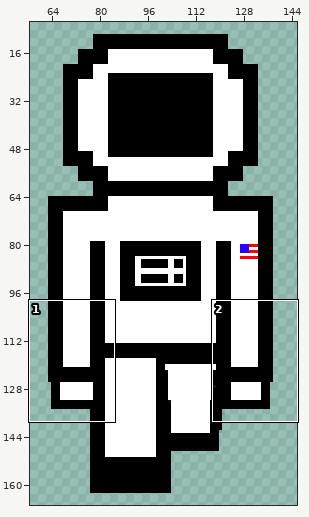
Two versions of one sprite sheet, moonshot/Images/rockMiniGame/frontAstronaut1.png. Above, an overview of the earlier version with the close-up marked.
Close-up. Before the edit:
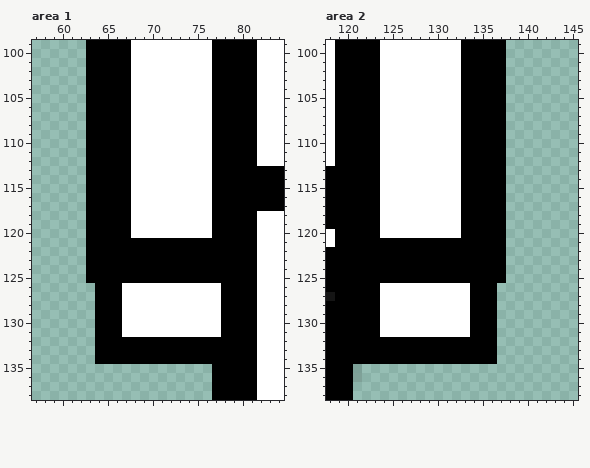
The file is 200x200 pixels. Pixels under 10% opacity are left out. Colours within 5 levels of each other are drawn and written as one. Shown: area 1: x 57..84, y 99..138; area 2: x 118..145, y 99..138. The wide view leaves out empty margins.
New version:
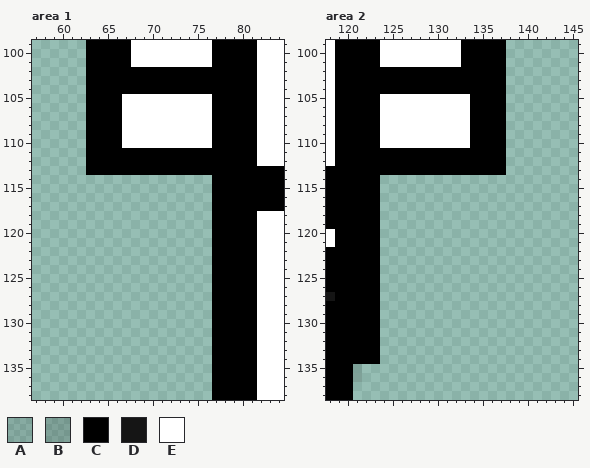
Palette (. is transparent): A #0000001a  B #00000027  C #000000  D #151515  E #ffffff
Log entry: fixed front astronauts arms
From old to new:
--- area 1
@@ x 61..79 @@
 101 ..CCCCCEEEEEEEEECCC
-102 ..CCCCCEEEEEEEEECCC
-103 ..CCCCCEEEEEEEEECCC
-104 ..CCCCCEEEEEEEEECCC
-105 ..CCCCCEEEEEEEEECCC
-106 ..CCCCCEEEEEEEEECCC
-107 ..CCCCCEEEEEEEEECCC
-108 ..CCCCCEEEEEEEEECCC
-109 ..CCCCCEEEEEEEEECCC
-110 ..CCCCCEEEEEEEEECCC
-111 ..CCCCCEEEEEEEEECCC
-112 ..CCCCCEEEEEEEEECCC
-113 ..CCCCCEEEEEEEEECCC
-114 ..CCCCCEEEEEEEEECCC
-115 ..CCCCCEEEEEEEEECCC
-116 ..CCCCCEEEEEEEEECCC
-117 ..CCCCCEEEEEEEEECCC
-118 ..CCCCCEEEEEEEEECCC
-119 ..CCCCCEEEEEEEEECCC
-120 ..CCCCCEEEEEEEEECCC
-121 ..CCCCCCCCCCCCCCCCC
-122 ..CCCCCCCCCCCCCCCCC
-123 ..CCCCCCCCCCCCCCCCC
-124 ..CCCCCCCCCCCCCCCCC
-125 ..CCCCCCCCCCCCCCCCC
-126 ...CCCEEEEEEEEEEECC
-127 ...CCCEEEEEEEEEEECC
-128 ...CCCEEEEEEEEEEECC
-129 ...CCCEEEEEEEEEEECC
-130 ...CCCEEEEEEEEEEECC
-131 ...CCCEEEEEEEEEEECC
-132 ...CCCCCCCCCCCCCCCC
-133 ...CCCCCCCCCCCCCCCC
-134 ...CCCCCCCCCCCCCCCC
+102 ..CCCCCCCCCCCCCCCCC
+103 ..CCCCCCCCCCCCCCCCC
+104 ..CCCCCCCCCCCCCCCCC
+105 ..CCCCEEEEEEEEEECCC
+106 ..CCCCEEEEEEEEEECCC
+107 ..CCCCEEEEEEEEEECCC
+108 ..CCCCEEEEEEEEEECCC
+109 ..CCCCEEEEEEEEEECCC
+110 ..CCCCEEEEEEEEEECCC
+111 ..CCCCCCCCCCCCCCCCC
+112 ..CCCCCCCCCCCCCCCCC
+113 ..CCCCCCCCCCCCCCCCC
+114 ................CCC
+115 ................CCC
+116 ................CCC
+117 ................CCC
+118 ................CCC
+119 ................CCC
+120 ................CCC
+121 ................CCC
+122 ................CCC
+123 ................CCC
+124 ................CCC
+125 ................CCC
+126 ................CCC
+127 ................CCC
+128 ................CCC
+129 ................CCC
+130 ................CCC
+131 ................CCC
+132 ................CCC
+133 ................CCC
+134 ................CCC
 135 ................CCC
--- area 2
@@ x 122..139 @@
 101 CCEEEEEEEEECCCCC..
-102 CCEEEEEEEEECCCCC..
-103 CCEEEEEEEEECCCCC..
-104 CCEEEEEEEEECCCCC..
-105 CCEEEEEEEEECCCCC..
-106 CCEEEEEEEEECCCCC..
-107 CCEEEEEEEEECCCCC..
-108 CCEEEEEEEEECCCCC..
-109 CCEEEEEEEEECCCCC..
-110 CCEEEEEEEEECCCCC..
-111 CCEEEEEEEEECCCCC..
-112 CCEEEEEEEEECCCCC..
-113 CCEEEEEEEEECCCCC..
-114 CCEEEEEEEEECCCCC..
-115 CCEEEEEEEEECCCCC..
-116 CCEEEEEEEEECCCCC..
-117 CCEEEEEEEEECCCCC..
-118 CCEEEEEEEEECCCCC..
-119 CCEEEEEEEEECCCCC..
-120 CCEEEEEEEEECCCCC..
-121 CCCCCCCCCCCCCCCC..
-122 CCCCCCCCCCCCCCCC..
-123 CCCCCCCCCCCCCCCC..
-124 CCCCCCCCCCCCCCCC..
-125 CCCCCCCCCCCCCCCC..
-126 CCEEEEEEEEEECCC...
-127 CCEEEEEEEEEECCC...
-128 CCEEEEEEEEEECCC...
-129 CCEEEEEEEEEECCC...
-130 CCEEEEEEEEEECCC...
-131 CCEEEEEEEEEECCC...
-132 CCCCCCCCCCCCCCC...
-133 CCCCCCCCCCCCCCC...
-134 CCCCCCCCCCCCCCC...
+102 CCCCCCCCCCCCCCCC..
+103 CCCCCCCCCCCCCCCC..
+104 CCCCCCCCCCCCCCCC..
+105 CCEEEEEEEEEECCCC..
+106 CCEEEEEEEEEECCCC..
+107 CCEEEEEEEEEECCCC..
+108 CCEEEEEEEEEECCCC..
+109 CCEEEEEEEEEECCCC..
+110 CCEEEEEEEEEECCCC..
+111 CCCCCCCCCCCCCCCC..
+112 CCCCCCCCCCCCCCCC..
+113 CCCCCCCCCCCCCCCC..
+114 CC................
+115 CC................
+116 CC................
+117 CC................
+118 CC................
+119 CC................
+120 CC................
+121 CC................
+122 CC................
+123 CC................
+124 CC................
+125 CC................
+126 CC................
+127 CC................
+128 CC................
+129 CC................
+130 CC................
+131 CC................
+132 CC................
+133 CC................
+134 CC................
 135 ..................
Changed places in both close-ups, as pixel boxes (x1, y1, x2, y2):
changed: (86, 67, 221, 364)
changed: (380, 67, 506, 364)
